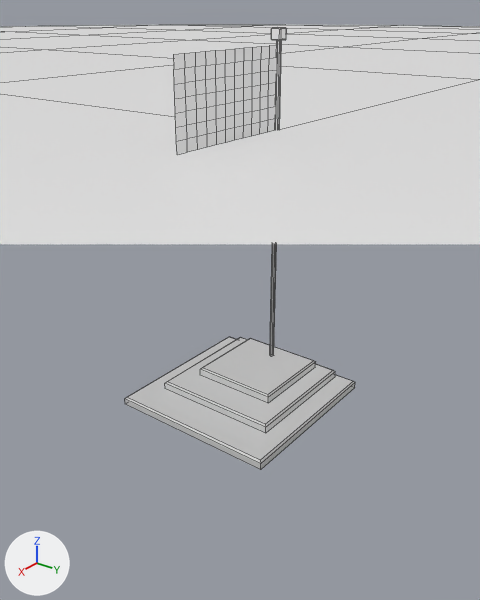
A saved change to the Blender file Files/Flag.blend.
Both versions are drawn from a 50 mm lens placed at (6.11, 4.2, 1.31), pointed at (0.41, -0.18, -1.94). Every picture has the same lights, and +X, +Y and +Z are marked at lower left. Mesh edges are drawn as thin lines. Everything nearer to the camera than a plane just in front of the edit is cut away.

In view in the first picture: 'Cylinder', 'Flag'.
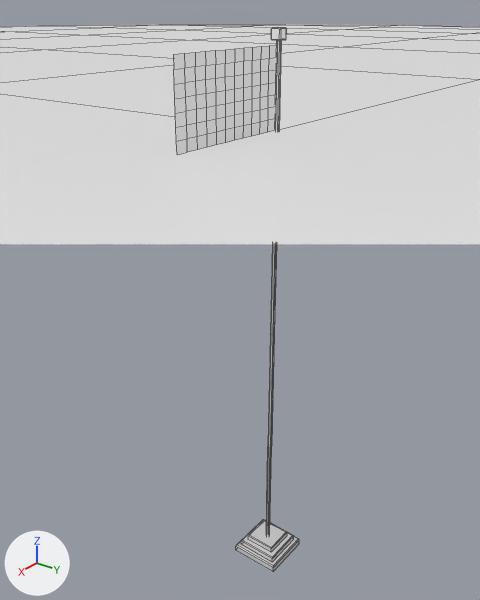
What differs and where, as boxes (x1, y1, x2, y2) in the pictures (480 x 600 px; the box of a moved part takes in the faces that stretch with it):
'Flag', reshaped (45% narrower, 23% taller): before (125, 27, 355, 470); after (173, 27, 299, 572)
part 1 of me_flag, moved or reshaped: before (200, 338, 316, 403); after (248, 520, 287, 552)
part 2 of me_flag, moved or reshaped: before (165, 337, 335, 433); after (236, 520, 299, 572)
part 3 of me_flag, moved or reshaped: before (125, 337, 355, 470); after (241, 520, 294, 562)
part 4 of me_flag, built on: before (270, 41, 281, 356); after (266, 41, 281, 535)

What changed in the scene script:
```text
Change me_flag:
    used by ob_flag; location = (0.0, 0.0, 0.0)
    remove me_flag.from_pydata(...)  # 180 vertices, 146 faces; spans x -0.41..1.59, y -1.0..1.0, z -3.11..1.04
    add me_flag.from_pydata(...)  # 196 vertices, 162 faces; spans x -0.36..1.59, y -0.33..0.33, z -6.03..1.04
    me_flag part 1: the loose piece of 12 vertices spanning x -0.25..0.77, y -0.51..0.51, z -2.92..-2.82 is scaled about its middle by (0.394, 0.394, 0.82), then moved by (-0.29, 0.0, -2.94)
    me_flag part 2: the loose piece of 12 vertices spanning x -0.34..1.16, y -0.75..0.75, z -3.01..-2.92 is scaled about its middle by (0.444, 0.444, 1), then moved by (-0.43, 0.0, -3.02)
    me_flag part 3: the loose piece of 12 vertices spanning x -0.41..1.59, y -1.0..1.0, z -3.11..-3.01 is scaled about its middle by (0.272, 0.272, 0.82), then moved by (-0.62, 0.0, -2.83)
    me_flag part 4
    8 vertices are removed from x -0.05..0.0, y -0.03..0.03, z -2.82
    8 faces are deleted
    8 vertices in x -0.05..0.0, y -0.03..0.03, z -0.95 move by (0.0, 0.0, 0.15)
    8 new vertices lie (0.0, 0.0, -1.71) away from vertices in x -0.05..0.0, y -0.03..0.03, z -0.95
    8 new vertices lie (0.0, 0.0, -1.71) away from vertices in x -0.05..0.0, y -0.03..0.03, z -2.51
    8 new vertices lie (0.0, 0.0, -1.71) away from vertices in x -0.05..0.0, y -0.03..0.03, z -4.22
    24 new faces join them, mat_m_flag_pole (white #e7e7e7)
```
